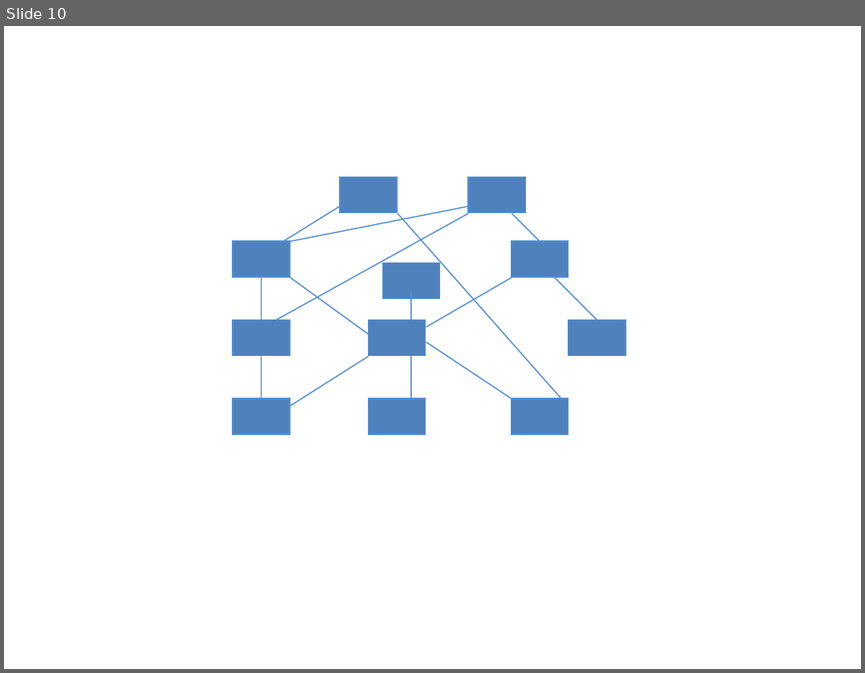
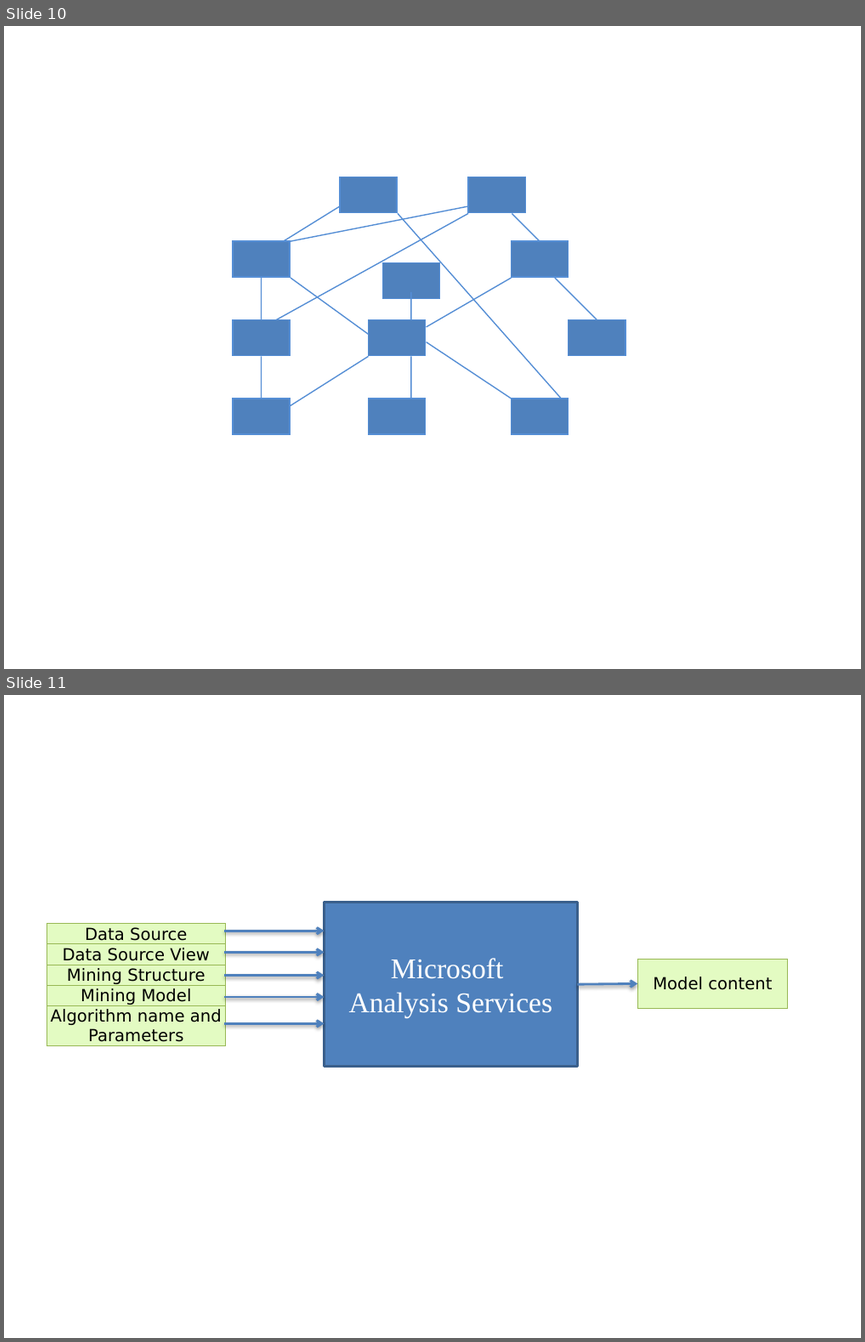
Before and after one commit to khanhduy94/jobzoom, a slide deck: Documents/Thesis Report Picture.pptx. Shown one above the other, each under a label of ours: slide 10 before the commit, slides 10 and 11 after it. The pictures are 865x673 and 865x1342 pixels, drawn with LibreOffice and Linux fonts; fonts in the diff are those of the drawing. Boxes give left, top, right and bottom in pixels: in the first picture for what was removed or moved away, otherwise in the second. Text is boxed around its words. In the diff, an @@ line names an element or a change of style, - is before the commit and + after.

```diff
--- a/Documents/Thesis Report Picture.pptx
+++ b/Documents/Thesis Report Picture.pptx
@@ slide 11 added at (x1=4, y1=695, x2=861, y2=1338), background #FFFFFF @@
@@ table added at (x1=46, y1=924, x2=225, y2=1048), 5 rows, 1 columns @@
+Data Source
+Data Source View
+Mining Structure
+Mining Model
+Algorithm name and Parameters
@@ rectangle added at (x1=324, y1=902, x2=576, y2=1066), fill #4F81BD, outline #3A5F8C 2 pt, 24 pt, text #FFFFFF @@
+Microsoft
+Analysis Services
@@ arrow added from (224, 930) to (324, 930), #4F81BD 2 pt @@
@@ arrow added from (224, 952) to (324, 952), #4F81BD 2 pt @@
@@ table added at (x1=637, y1=959, x2=787, y2=1009), 1 rows, 1 columns @@
+Model content
@@ arrow added from (224, 975) to (324, 975), #4F81BD 2 pt @@
@@ arrow added from (224, 997) to (324, 997), #4F81BD 2 pt @@
@@ arrow added from (577, 985) to (637, 984), #4F81BD 2 pt @@
@@ arrow added from (224, 1023) to (324, 1023), #4F81BD 2 pt @@
```
Also in this commit, not shown: 3 other slides added, 1 other file.
